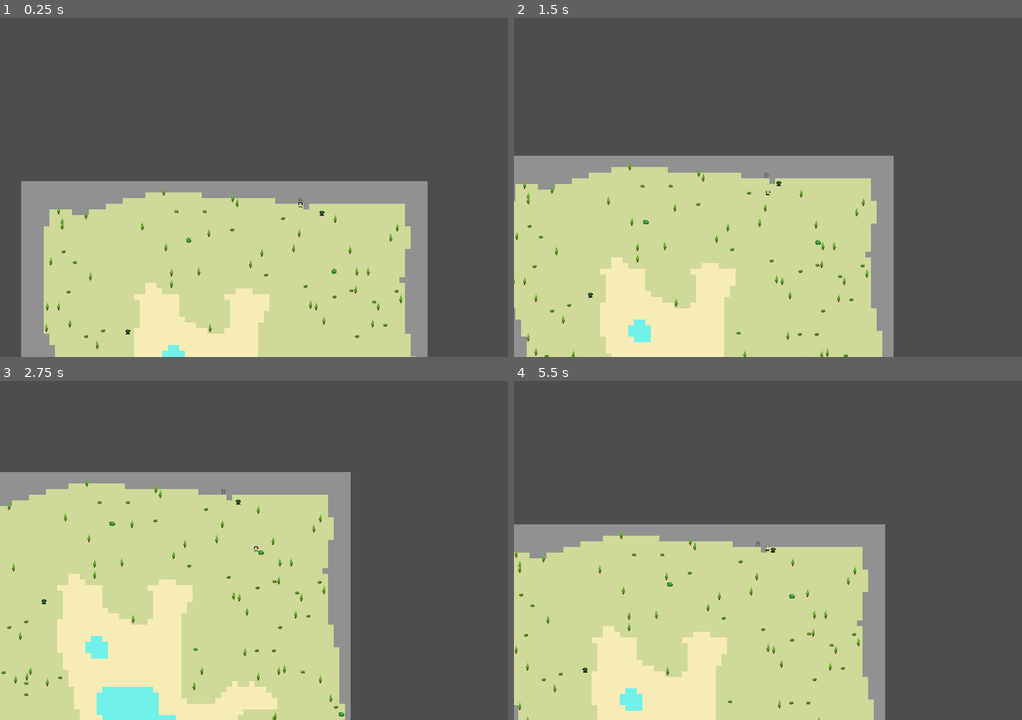
Above: before the commit, frames 1-4 (two rows, left to right).
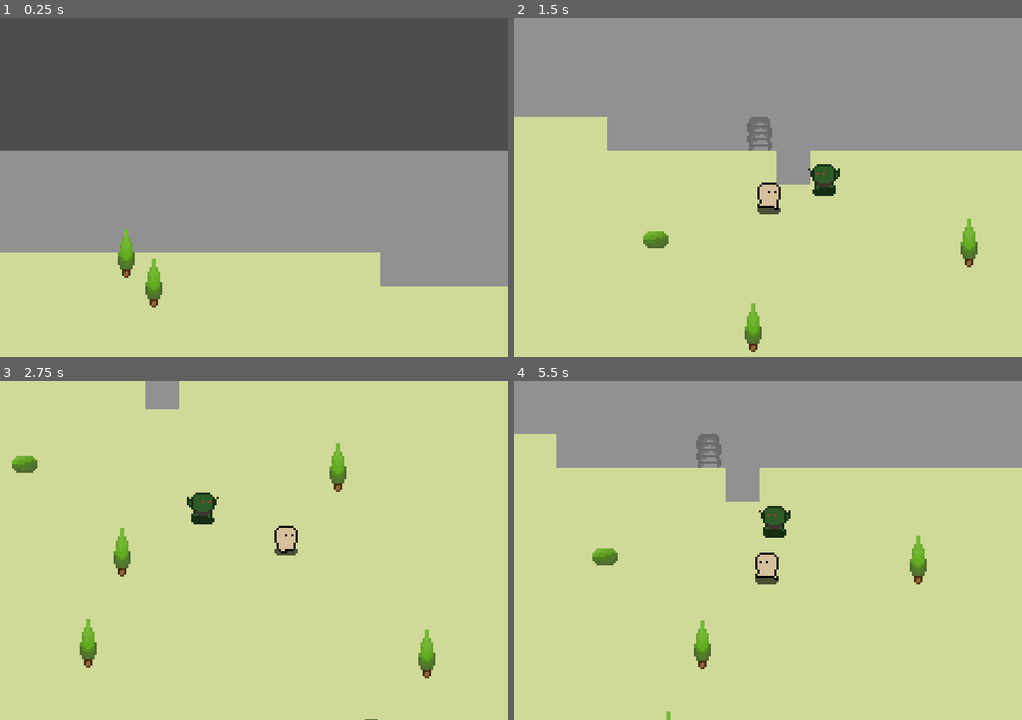
Above: after the commit, the same moments.

Repository: j0-ji/black-stairs
Game: Godot game, scene res://Stages/Main/StageMain.tscn
Two runs of this game, one before a commit and one after it. Both use one fixed random seed, a clock stepped at 60 frames per second and the inputs below.
Inputs:
- Up to frame 1 (0.25 s): no input
- Up to frame 2 (1.5 s): hold Right (ui_right) 0.53-1.28 s; hold E (interaction) 0.53-1.28 s; hold Down (ui_down) from 1.28 s (still down); tap E (interaction) at 1.35 s
- Up to frame 3 (2.75 s): release Down (ui_down) at 2.03 s; hold Right (ui_right) from 2.03 s (still down); hold E (interaction) from 2.03 s (still down)
- Up to frame 4 (5.5 s): release Right (ui_right) at 2.78 s; release E (interaction) at 2.78 s; hold Up (ui_up) 2.78-3.53 s; tap E (interaction) at 2.85, 4.35 s; hold E (interaction) 3.53-4.28 s; hold Left (ui_left) 3.53-5.03 s; hold Down (ui_down) from 5.03 s (still down); hold E (interaction) from 5.03 s (still down)

The runs differ from the first frame. In frame 1, 37% of the frame differs, in the area x 0-100%, y 39-100%; in frame 2, 69%; in frame 3, 67%; in frame 4, 71%, in the area x 0-100%, y 0-100%.

Commit message:
#9: collision layer and mask adjustments

Diff:
--- a/Entities/Enemies/Goblins/goblin.tscn
+++ b/Entities/Enemies/Goblins/goblin.tscn
@@ -97,8 +97,11 @@
 }]
 
 [sub_resource type="CircleShape2D" id="CircleShape2D_r7eb5"]
+radius = 7.0
 
 [node name="Goblin" type="CharacterBody2D"]
+collision_layer = 8
+collision_mask = 3
 script = ExtResource("1_hqea3")
 
 [node name="AnimatedSprite2D" type="AnimatedSprite2D" parent="."]
--- a/Entities/Enemies/Slimes/slime.tscn
+++ b/Entities/Enemies/Slimes/slime.tscn
@@ -25,9 +25,12 @@
 "speed": 5.0
 }]
 
-[sub_resource type="RectangleShape2D" id="RectangleShape2D_iii5c"]
+[sub_resource type="RectangleShape2D" id="RectangleShape2D_tipj2"]
+size = Vector2(12, 8)
 
 [node name="Slime" type="CharacterBody2D"]
+collision_layer = 8
+collision_mask = 3
 script = ExtResource("1_gj73b")
 
 [node name="AnimatedSprite2D" type="AnimatedSprite2D" parent="."]
@@ -36,4 +39,5 @@
 frame_progress = 0.8192689
 
 [node name="CollisionShape2D" type="CollisionShape2D" parent="."]
-shape = SubResource("RectangleShape2D_iii5c")
+position = Vector2(0, 1)
+shape = SubResource("RectangleShape2D_tipj2")
--- a/Entities/Map/Exit/Exit.tscn
+++ b/Entities/Map/Exit/Exit.tscn
@@ -9,7 +9,7 @@
 
 [node name="Exit" type="Area2D" node_paths=PackedStringArray("_hint")]
 collision_layer = 4
-collision_mask = 4
+collision_mask = 2
 script = ExtResource("1_b6l0y")
 _hint = NodePath("HintEnter")
 
--- a/Entities/Player/player.tscn
+++ b/Entities/Player/player.tscn
@@ -104,7 +104,7 @@
 
 [node name="Player" type="CharacterBody2D" groups=["player"]]
 y_sort_enabled = true
-collision_layer = 5
+collision_layer = 2
 collision_mask = 5
 script = ExtResource("1_t61fv")
 
@@ -131,9 +131,9 @@
 script = ExtResource("5_mk55u")
 player = NodePath("../..")
 animated_sprite_2d = NodePath("../../AnimatedSprite2D")
-speed = 200
+speed = 100
 
 [node name="Camera2D" type="Camera2D" parent="."]
-zoom = Vector2(0.5, 0.5)
+zoom = Vector2(3, 3)
 position_smoothing_enabled = true
 position_smoothing_speed = 6.0
